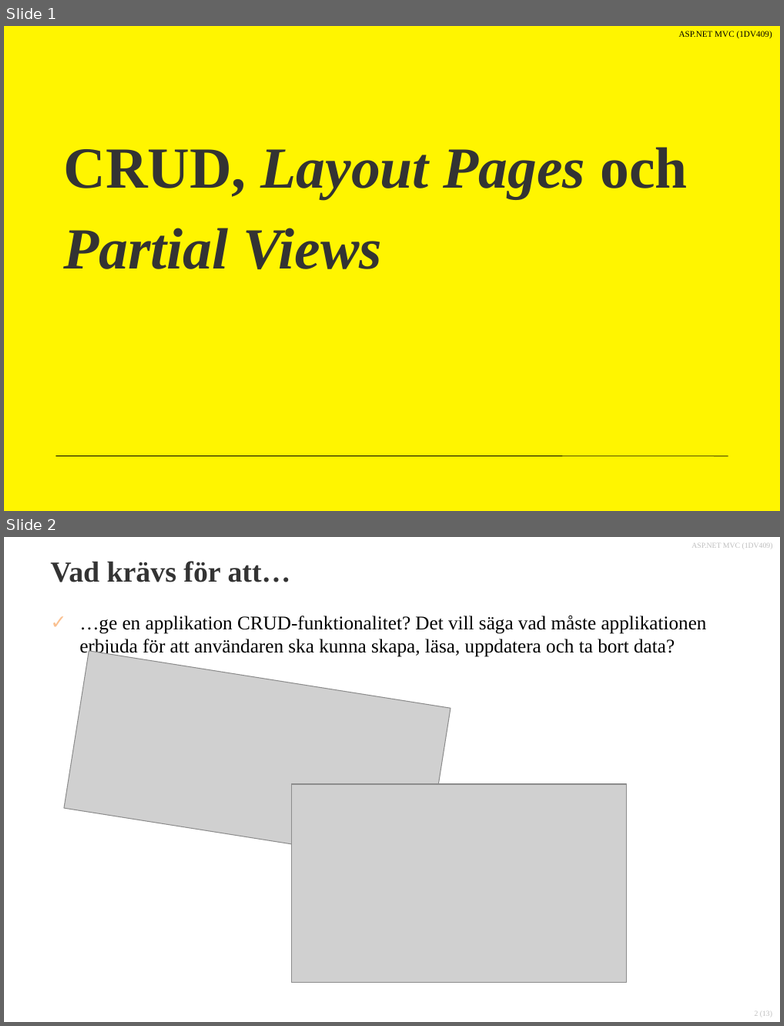
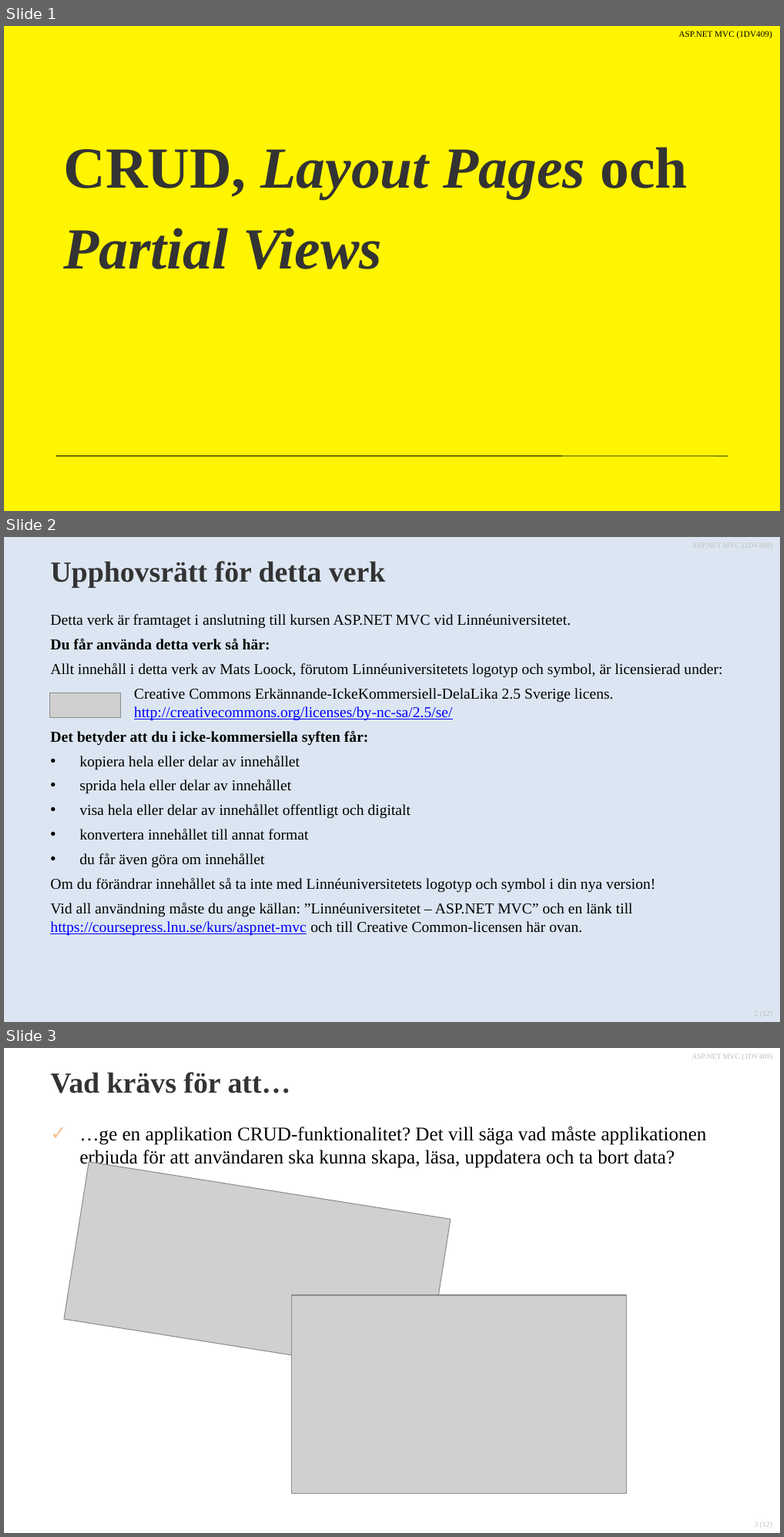
Before and after one commit to 1dv409/kursmaterial, a slide deck: Presentationsmaterial/Dokument/1.6 CRUD, Layout Pages och Partial Views.pptx. Shown one above the other, each under a label of ours: slides 1 and 2 before the commit, slides 1, 2 and 3 after it. The pictures are 784x1026 and 784x1537 pixels, drawn with LibreOffice and Linux fonts; fonts in the diff are those of the drawing; grey boxes stand for pictures; background and template pictures are left out. Boxes give left, top, right and bottom in pixels: in the first picture for what was removed or moved away, otherwise in the second. Text is boxed around its words. In the diff, an @@ line names an element or a change of style, - is before the commit and + after.

```diff
--- a/Presentationsmaterial/Dokument/1.6 CRUD, Layout Pages och Partial Views.pptx
+++ b/Presentationsmaterial/Dokument/1.6 CRUD, Layout Pages och Partial Views.pptx
@@ slide 2 added at (4, 537, 780, 1022), background #DCE6F2; not listed: 2 template elements that a slide beside it also shows @@
@@ title added at (50, 561, 385, 588), 27 pt, text #333333, bold @@
+Upphovsrätt för detta verk
@@ text added at (50, 614, 722, 936), 14 pt, text #000000 @@
+Detta verk är framtaget i anslutning till kursen ASP.NET MVC vid Linnéuniversitetet.
+Du får använda detta verk så här:
+Allt innehåll i detta verk av Mats Loock, förutom Linnéuniversitetets logotyp och symbol, är licensierad under:
+Creative Commons Erkännande-IckeKommersiell-DelaLika 2.5 Sverige licens.
+http://creativecommons.org/licenses/by-nc-sa/2.5/se/
+Det betyder att du i icke-kommersiella syften får:
+• kopiera hela eller delar av innehållet
+• sprida hela eller delar av innehållet
+• visa hela eller delar av innehållet offentligt och digitalt
+• konvertera innehållet till annat format
+• du får även göra om innehållet
+Om du förändrar innehållet så ta inte med Linnéuniversitetets logotyp och symbol i din nya version!
+Vid all användning måste du ange källan: ”Linnéuniversitetet – ASP.NET MVC” och en länk till https://coursepress.lnu.se/kurs/aspnet-mvc och till Creative Common-licensen här ovan.
@@ picture added at (49, 693, 121, 718) @@
@@ what was slide 2 is now slide 3 @@
```
Also in this commit, not shown: 3 slides changed, 17 other files.
